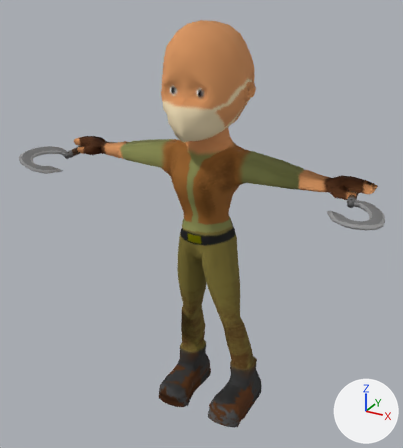
An edit to the FBX model Project Folder0008/Project Folder/Assets/Mower.fbx, drawn before and after from the same camera.
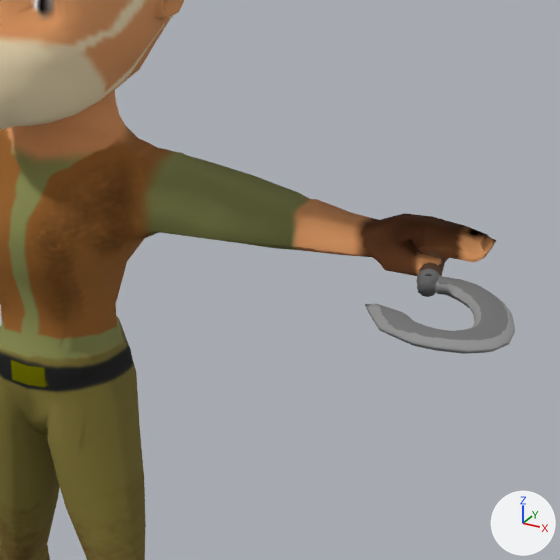
The first picture shows the older version from a 50 mm camera at (0.1151, -0.2047, 0.2116) aimed at (-0.0008, 0.0061, 0.1062). The close-ups show both versions on the part from 45% to 100% of the width and 20% to 70% of the height of that picture; other places that the commit changed are outside them. Every picture has the same lights, and +X, +Y and +Z are marked at lower right. Where no turn or scale is listed for an object, it has been applied to the vertices. Vertices at the same position are counted once.

The first close-up shows 'RoadKillOut1', 'Sickle:RoadKillOut_0'.
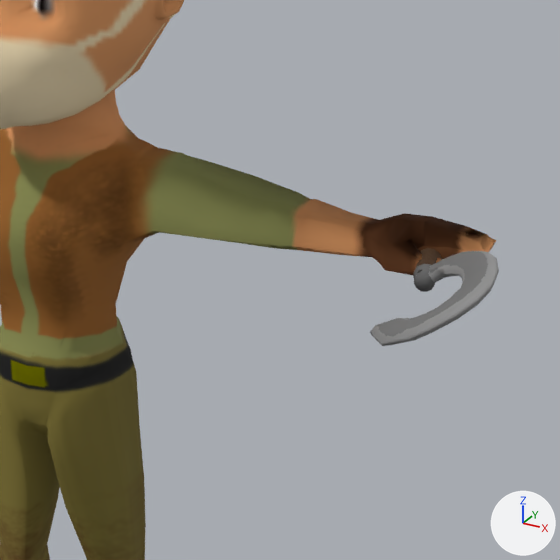
Pixel boxes [x1, y1, x2, y2] of what changed, in the close-ups (560 x 560 px):
'Sickle:RoadKillOut_0', moved, turned
    before: [365, 252, 515, 354]
    after: [370, 248, 499, 346]

The change in detail:
me_mesh has 2015 vertices, 2024 faces and spans x -0.074..0.075, y -0.023..0.026, z 0.0..0.196.
me_mesh is used by ob_roadkillout1; location (0.0005, 0.0075, 0.0007).
me_mesh part 1: its shading normals changed.
Object 'Sickle:RoadKillOut_0' (ob_sickle_roadkillout_0) moves from (0.0722, -0.0055, 0.1335) to (0.0712, -0.0055, 0.1356).
Object 'Sickle:RoadKillOut_0' (ob_sickle_roadkillout_0) turns from (180, 0, 11) to (180, -38, 11) degrees about x, y and z.
